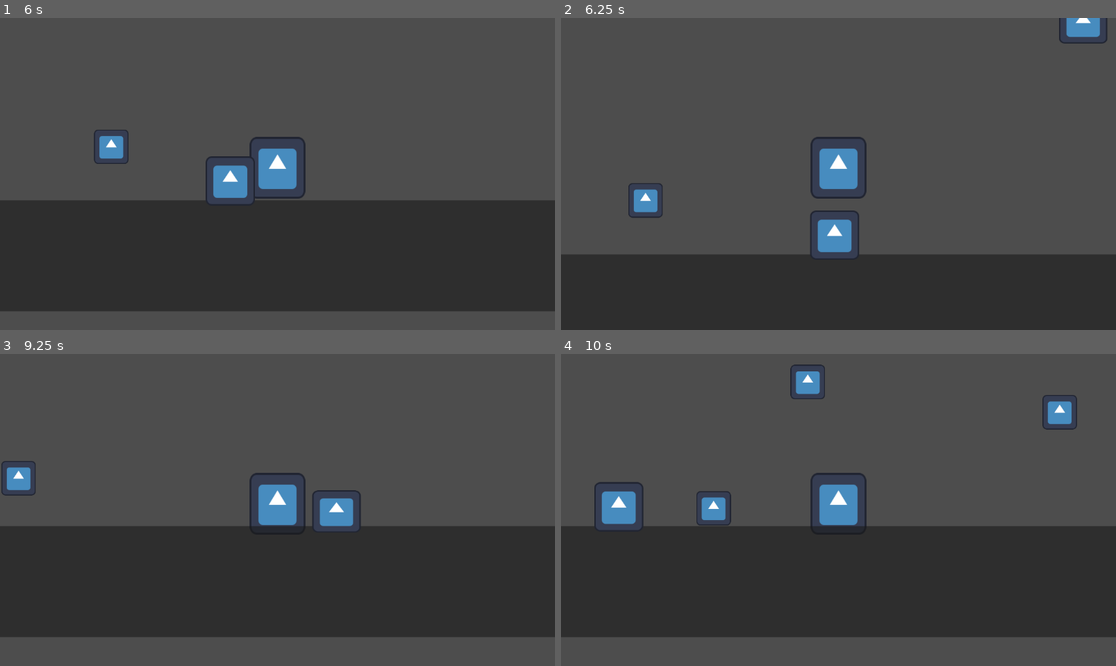
Above: before the commit, frames 1-4 (two rows, left to right).
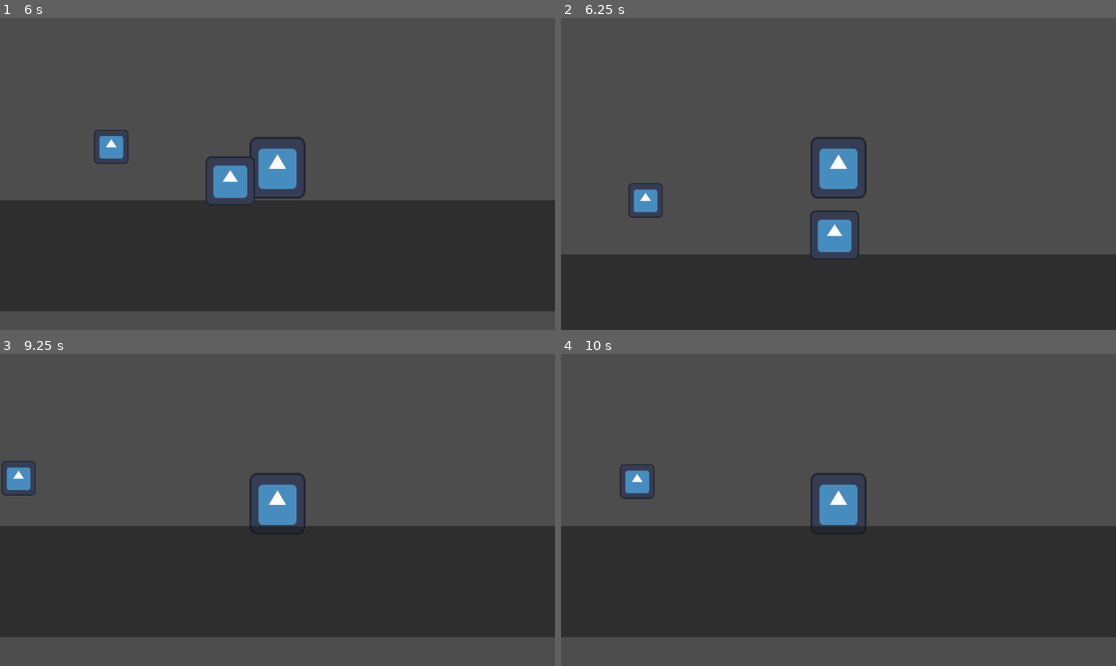
Above: after the commit, the same moments.

Repository: pieberrykinnie/witchs-forest
Game: Godot game, scene res://World.tscn
Same seed, same stepped clock (60 frames per second), same inputs: the game is played once before the commit and once after it. This scene is started directly instead of the project's main scene. The engine's default icon, where the game draws it, is replaced by a stand-in: a white triangle on a blue panel in a dark square.
Inputs:
- Up to frame 1 (6 s): tap Enter (ui_accept) at 0.5 s; hold Right (ui_right) 0.53-2.03 s; tap S (charge_and_hit) at 0.6, 2.3, 2.85, 4.35 s; tap A (jump_and_hit) at 0.77, 1.07, 1.52, 1.55, 1.82, 2.1, 3.02, 3.32, 3.77, 3.8, 4.07, 4.52, 4.82, 5.85 s; tap D (fireball) at 0.8, 1.35, 3.05, 3.6, 5.1 s; hold Left (ui_left) 2.03-2.78 s; hold Right (ui_right) 2.78-4.28 s; hold Left (ui_left) 4.28-5.03 s; hold Right (ui_right) 5.03-5.78 s; hold Left (ui_left) from 5.78 s (still down)
- Up to frame 2 (6.25 s): keep holding Left (ui_left); tap A (jump_and_hit) at 6.02 s
- Up to frame 3 (9.25 s): tap A (jump_and_hit) at 6.32, 6.77, 7.07, 7.52, 7.82, 8.3, 9.02 s; tap S (charge_and_hit) at 6.6, 8.1, 9.05 s; release Left (ui_left) at 7.28 s; hold Right (ui_right) from 7.28 s (still down); tap D (fireball) at 7.35, 8.85 s
- Up to frame 4 (10 s): tap A (jump_and_hit) at 9.32, 9.6, 9.77 s; release Right (ui_right) at 9.53 s; hold Left (ui_left) from 9.53 s (still down); tap D (fireball) at 9.8 s

Frame 1 is identical in both runs. In frame 2, 0.5% of the frame differs, in the area x 89-99%, y 0-9%; in frame 3, 0.8%; in frame 4, 2.5%, in the area x 6-93%, y 3-57%.

Commit message:
Add files via upload

Diff:
--- a/Player/World.gd
+++ b/Player/World.gd
@@ -14,7 +14,7 @@
 var boss_action_moment = 0
 var boss_random_ability
 var boss_die = false
-
+var boss_is_special_move = 0 #0 is not, 1 is true
 
 
 func _process(delta):
@@ -67,6 +67,23 @@
 
 func boss_decision_model(delta):
 	var rng = RandomNumberGenerator.new()
-	boss_random_ability  = rng.randi_range(0, len($"Boss 1".ABILITY) - 1)
 
-	$"Boss 1".decision = $"Boss 1".ABILITY[boss_random_ability]
+	boss_is_special_move = rng.randi_range(0, 1)
+
+	if boss_is_special_move == 0:
+		var boss_move = rng.randi_range(0, 2)
+		$"Boss 1".decision = $"Boss 1".MOVING_ABILITY[boss_move]
+
+	if not $"Boss 1".special_move_sleep:
+		if boss_is_special_move == 1 and not $"Boss 1".is_special_move_running:
+			boss_random_ability  = rng.randi_range(0, len($"Boss 1".ABILITY) - 1)
+			$"Boss 1".decision = $"Boss 1".ABILITY[boss_random_ability]
+			$"Boss 1".special_move_sleep = true
+			#print(1)
+		#print($"Boss 1".is_special_move_running)
+	else:
+		$"Boss 1".special_move_timer += delta
+		#print($"Boss 1".special_move_timer)
+		if $"Boss 1".special_move_timer >= $"Boss 1".SPECIAL_MOVE_COOLDOWN:
+			$"Boss 1".special_move_sleep = false
+			$"Boss 1".special_move_timer = 0
--- a/Player/boss_1.gd
+++ b/Player/boss_1.gd
@@ -9,7 +9,9 @@
 #general constants
 const SPEED = 300.0
 const JUMP_VELOCITY = -400.0
-const ABILITY = ["left", "right", "up", "jump_and_hit", "charge_and_hit", "fireball", "summon_monster"]
+const ABILITY =  ["jump_and_hit", "charge_and_hit", "fireball", "summon_monster"]
+const MOVING_ABILITY = ["left", "right", "up",]
+const SPECIAL_MOVE_COOLDOWN = 0.3 #cannot use any special move until 3 seconds after using the previous skill
 
 #General variables
 var gravity = ProjectSettings.get_setting("physics/2d/default_gravity") # Get the gravity from the project settings to be synced with RigidBody nodes.
@@ -23,6 +25,10 @@
 #Player Variables
 var player_position
 
+##SPECIAL MOVE VARIABLES
+var is_special_move_running = false
+var special_move_sleep = false #Can you cast special move or not
+var special_move_timer = 0
 
 #Special jump variables
 var special_jump = false
@@ -92,19 +98,23 @@
 
 		#Handle special skills
 		if decision == "jump_and_hit":
+			is_special_move_running = true
 			special_jump = true
 			jump_and_hit(position, false)
 			decision = ""
 
 		if decision == "charge_and_hit":
+			is_special_move_running = true
 			special_charge = true
 			decision = ""
 
 		if decision == "fireball":
+			is_special_move_running = true
 			special_fireball = true
 			decision = ""
 
 		if decision == "summon_monster":
+			is_special_move_running = true
 			special_summon = true
 			special_summon_ball = summon_ball_path.instantiate()
 			summon_circle(special_summon_ball)
@@ -120,6 +130,7 @@
 
 	if special_jump_timer >= 5:
 		jump_and_hit(position, true)
+		is_special_move_running = false
 
 	#Special charge
 	if special_charge:
@@ -130,7 +141,7 @@
 	if special_charge_timer >= 3:
 		special_charge = false
 		special_charge_timer = 0
-
+		is_special_move_running = false
 
 	#Special fireball
 	if special_fireball:
@@ -145,6 +156,7 @@
 		special_fireball = false
 		special_fireball_timer = 0
 		special_fireball_moment = 0
+		is_special_move_running = false
 
 	#Special summon
 	if special_summon:
@@ -152,6 +164,7 @@
 			summon_monster(special_summon_ball.position)
 			special_summon = false
 			special_summon_ball.destroy()
+			is_special_move_running = false
 
 	for bat in special_summon_bat_list:
 		if bat[0]:
Not shown: 1 places in Player/player.tscn that only renumber resources
